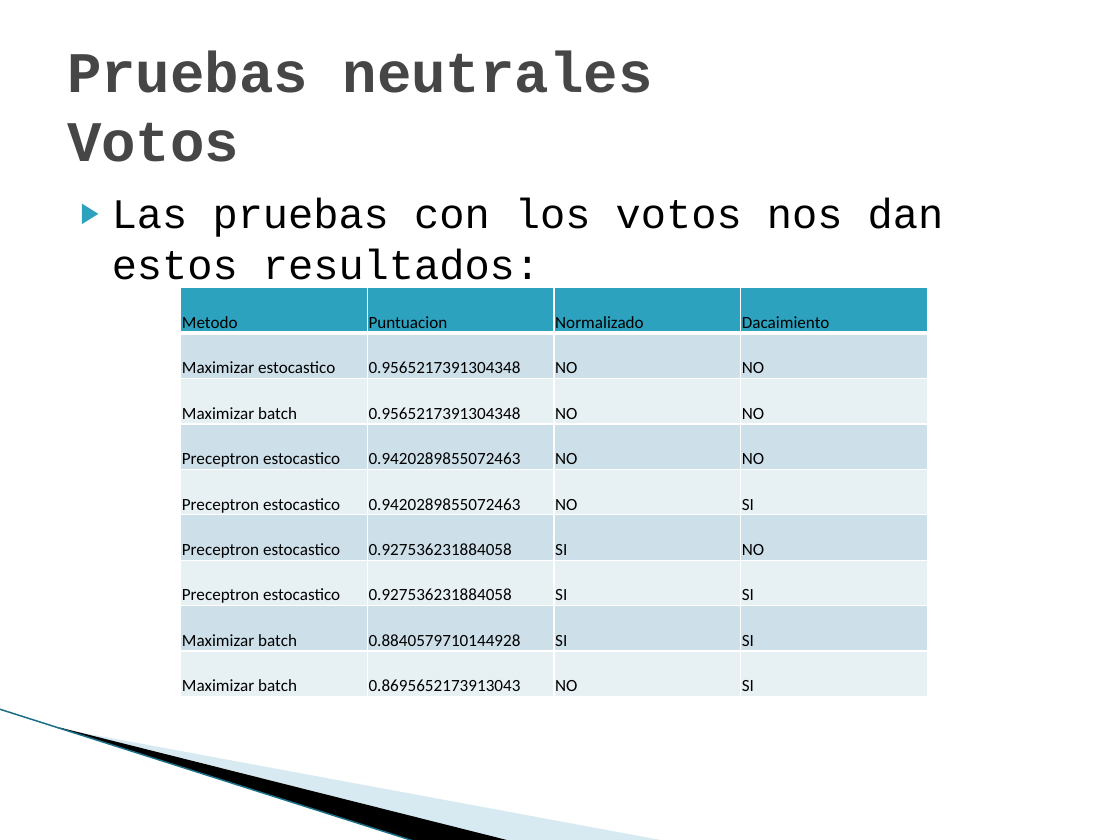
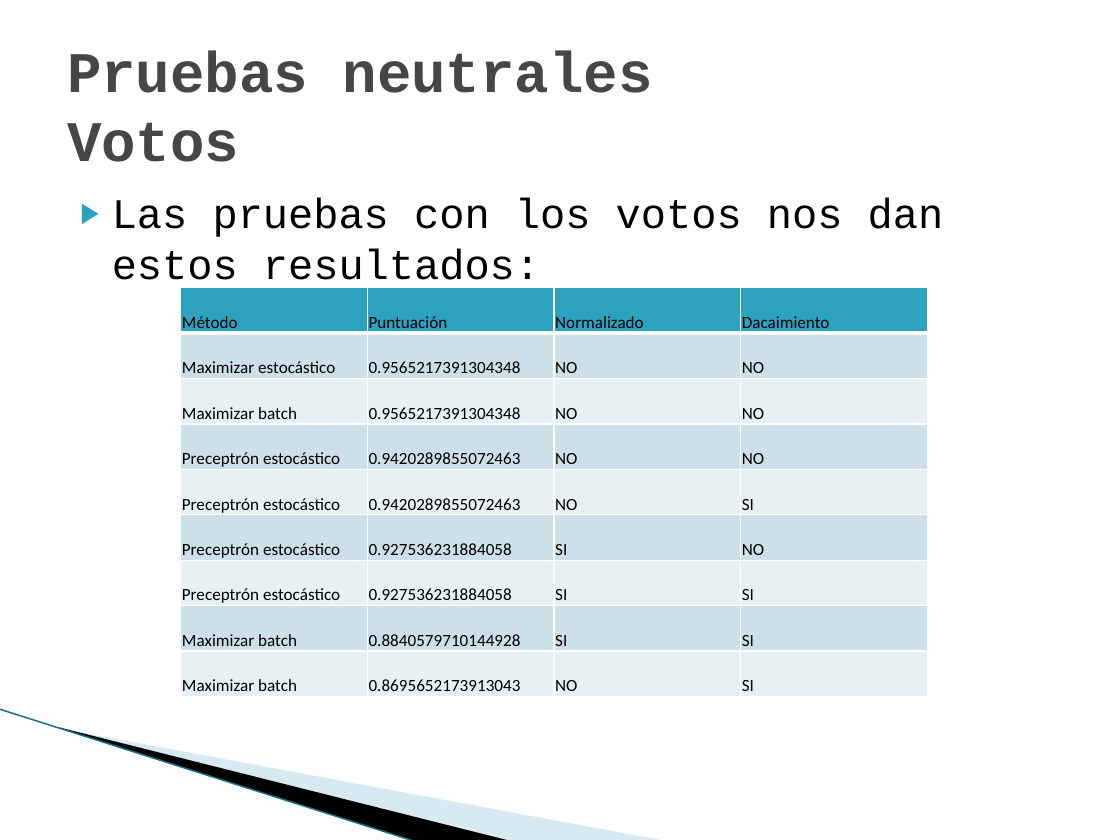
Before and after one commit to joapingut/aia-1718-t3, a slide deck: slide 29 of presentacion3.pptx. Drawn at 1120x840 pixels with LibreOffice and Linux fonts; fonts in the diff are those of the drawing; background and template pictures are left out. Boxes give left, top, right and bottom in pixels: in the first picture for what was removed or moved away, otherwise in the second. Text is boxed around its words. In the diff, an @@ line names an element or a change of style, - is before the commit and + after.

```diff
--- a/presentacion3.pptx
+++ b/presentacion3.pptx
@@ table at box(180, 288, 928, 697) @@
-row 1, column 1: Metodo
+row 1, column 1: Método
-row 1, column 2: Puntuacion
+row 1, column 2: Puntuación
-row 2, column 1: Maximizar estocastico
+row 2, column 1: Maximizar estocástico
-row 4, column 1: Preceptron estocastico
+row 4, column 1: Preceptrón estocástico
-row 5, column 1: Preceptron estocastico
+row 5, column 1: Preceptrón estocástico
-row 6, column 1: Preceptron estocastico
+row 6, column 1: Preceptrón estocástico
-row 7, column 1: Preceptron estocastico
+row 7, column 1: Preceptrón estocástico
```
Also in this commit, not shown: 2 other slides changed, 5 slides added, 11 other files.
